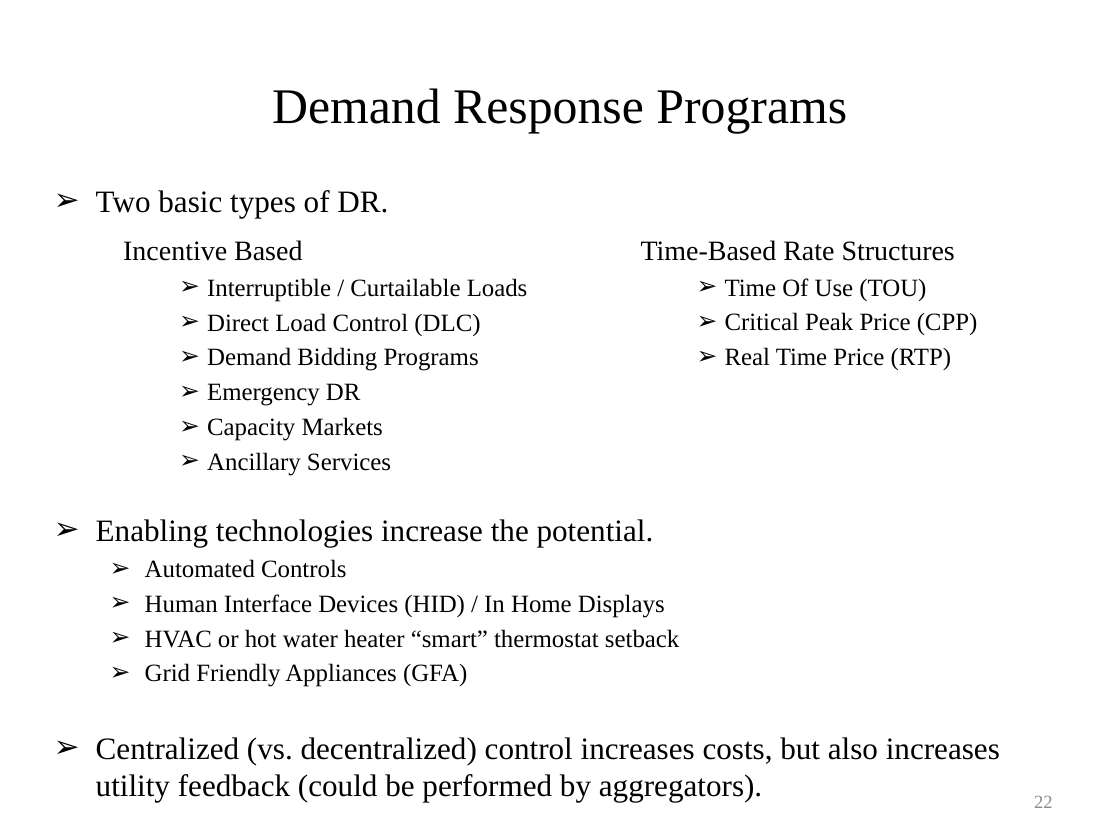
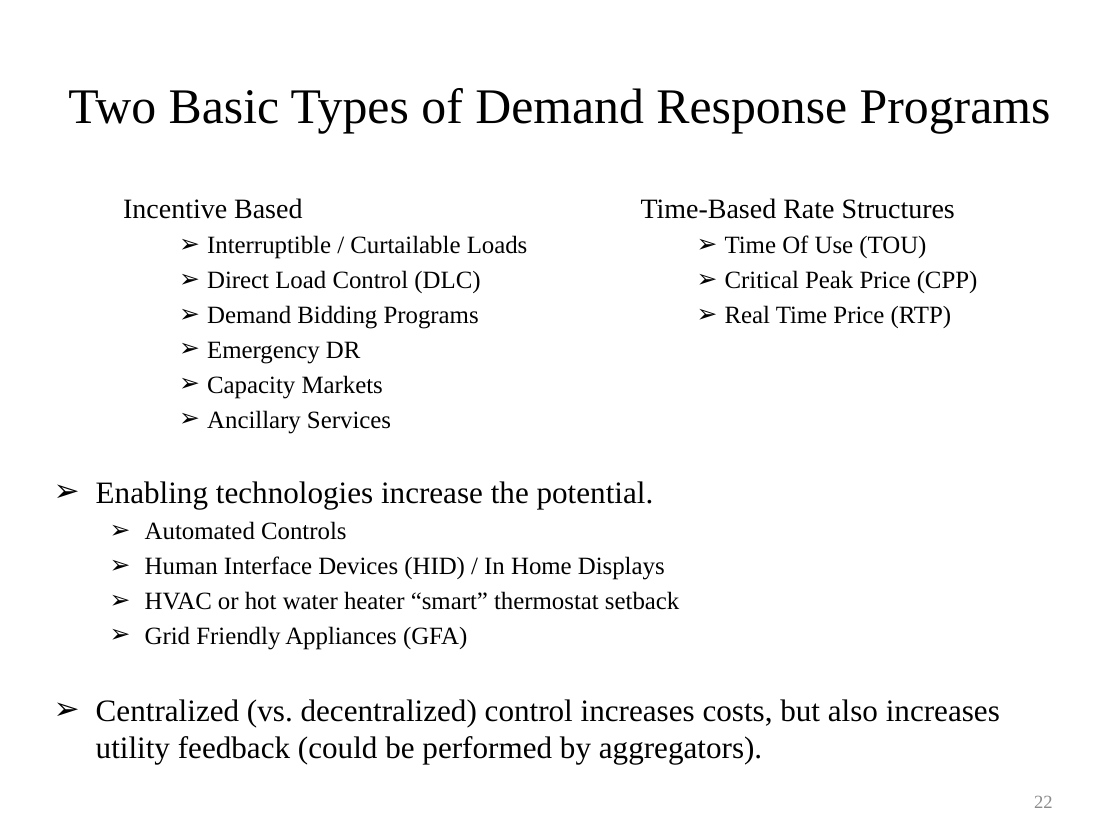
Before and after one commit to gridlab-d/course, a slide deck: slide 22 of University of Washington Class/Module 8 - Demand response.pptx. Drawn at 1120x840 pixels with LibreOffice and Linux fonts; fonts in the diff are those of the drawing. Boxes give left, top, right and bottom in pixels: in the first picture for what was removed or moved away, otherwise in the second. Text is boxed around its words. In the diff, an @@ line names an element or a change of style, - is before the commit and + after.

```diff
--- a/University of Washington Class/Module 8 - Demand response.pptx
+++ b/University of Washington Class/Module 8 - Demand response.pptx
@@ title at bbox=[68, 88, 1051, 133]: text changed @@
-Demand Response Programs
+Two Basic Types of Demand Response Programs
@@ text "Incentive Based": place and size @@
-text "Incentive Based" at bbox=[123, 240, 528, 476]
+text "Incentive Based" at bbox=[123, 198, 528, 434]
@@ text removed at bbox=[96, 190, 388, 217] @@
-➢ Two basic types of DR.
@@ text "Time-Based Rate Structures": place and size @@
-text "Time-Based Rate Structures" at bbox=[641, 240, 978, 370]
+text "Time-Based Rate Structures" at bbox=[641, 198, 978, 328]
@@ text "Enabling technologies increase the potential.": place and size @@
-text "Enabling technologies increase the potential." at bbox=[96, 519, 1000, 802]
+text "Enabling technologies increase the potential." at bbox=[96, 481, 1000, 764]
```
Also in this commit, not shown: 33 other slides changed, 12 slides added, 9 slides removed, 1 other file.
